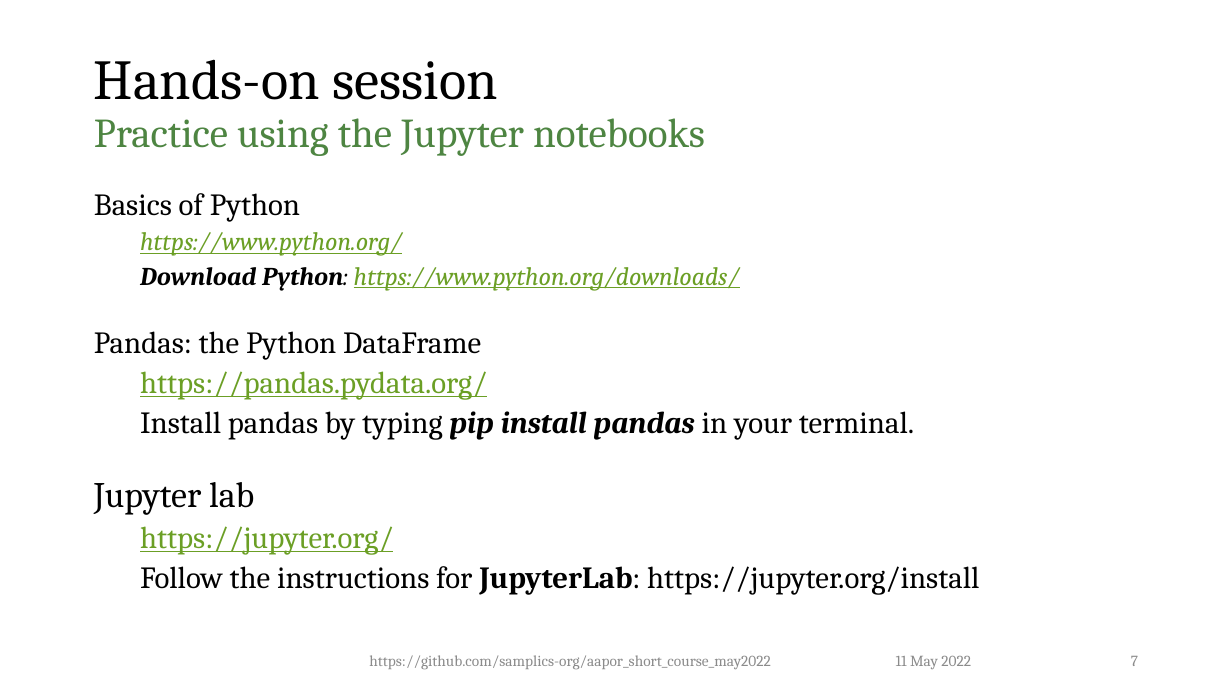
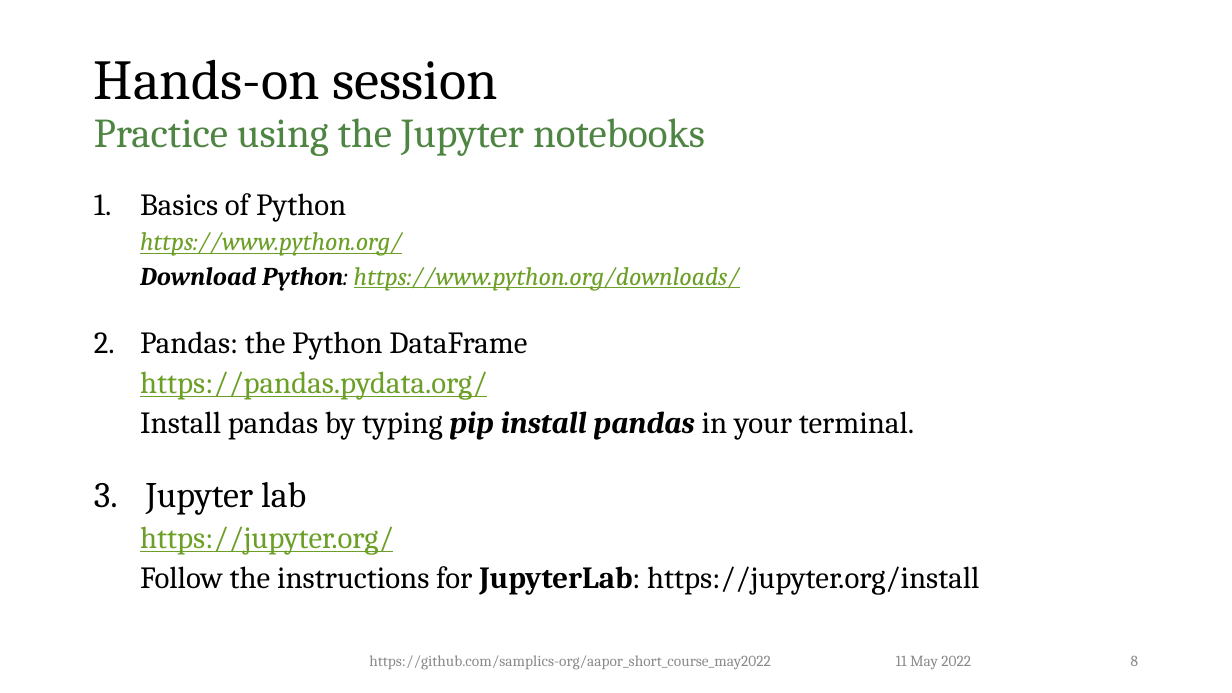
Before and after one commit to dalerhoda/aapor_short_course_may2022, a slide deck: slide 8 of notebooks/1_Introduction.pptx (slide 7 before the commit). Drawn at 1232x693 pixels with LibreOffice and Linux fonts; fonts in the diff are those of the drawing; background and template pictures are left out. Boxes give left, top, right and bottom in pixels: in the first picture for what was removed or moved away, otherwise in the second. Text is boxed around its words. In the diff, an @@ line names an element or a change of style, - is before the commit and + after.

```diff
--- a/notebooks/1_Introduction.pptx
+++ b/notebooks/1_Introduction.pptx
@@ text at (x1=140, y1=193, x2=527, y2=515): bullet none to 1. @@
@@ page number at (x1=1131, y1=656, x2=1138, y2=666): text changed @@
-7
+8
```
Also in this commit, not shown: 1 slide added, 6 other files.
